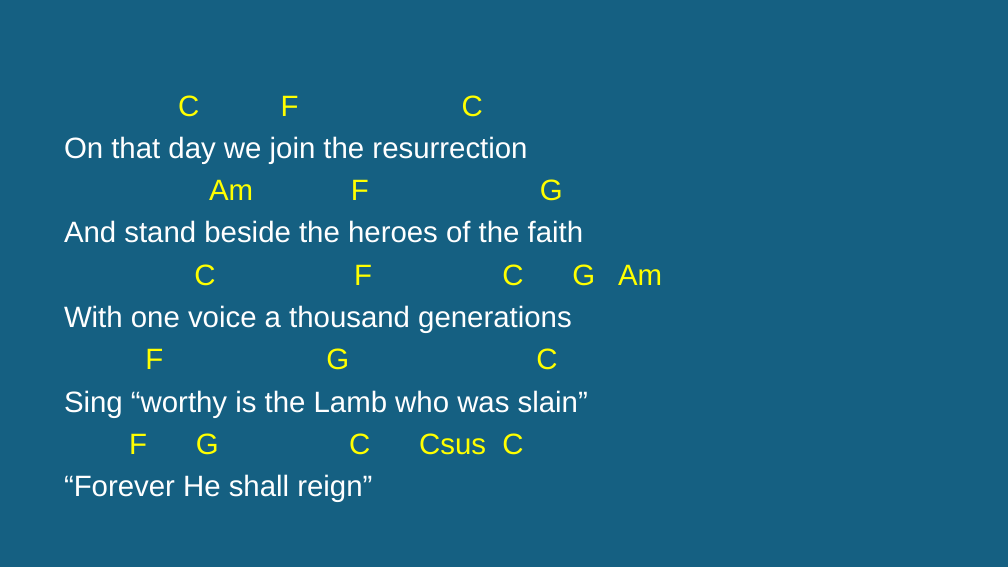
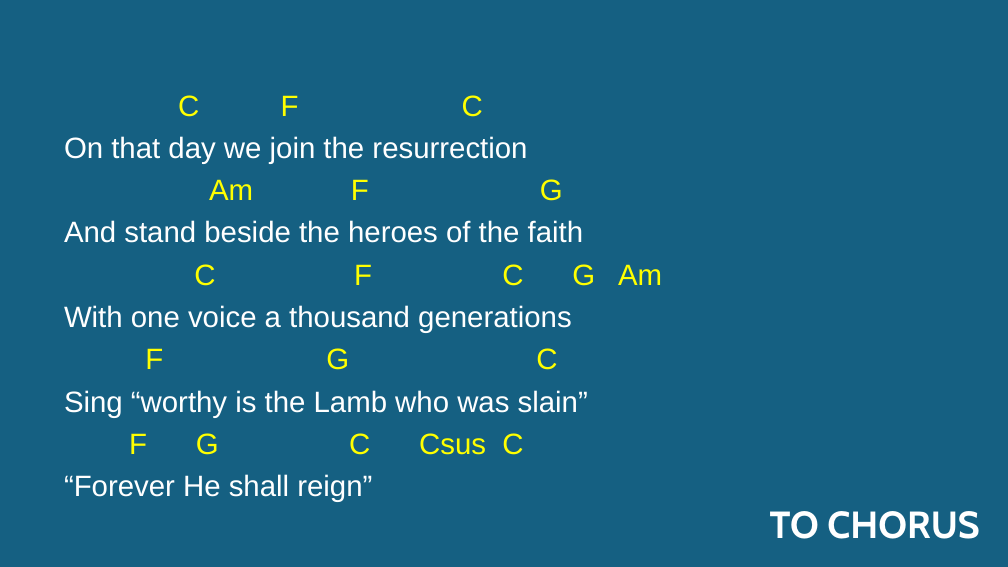
Before and after one commit to kendall412/worship, a slide deck: slide 7 of Hymn of Heaven_CH.pptx. Drawn at 1008x567 pixels with LibreOffice and Linux fonts; fonts in the diff are those of the drawing. Boxes give left, top, right and bottom in pixels: in the first picture for what was removed or moved away, otherwise in the second. Text is boxed around its words. In the diff, an @@ line names an element or a change of style, - is before the commit and + after.

```diff
--- a/Hymn of Heaven_CH.pptx
+++ b/Hymn of Heaven_CH.pptx
@@ text added at (x1=770, y1=511, x2=979, y2=539), 36 pt, text #FFFFFF, bold @@
+TO CHORUS
```
Also in this commit, not shown: 7 other slides changed, 13 other files.
